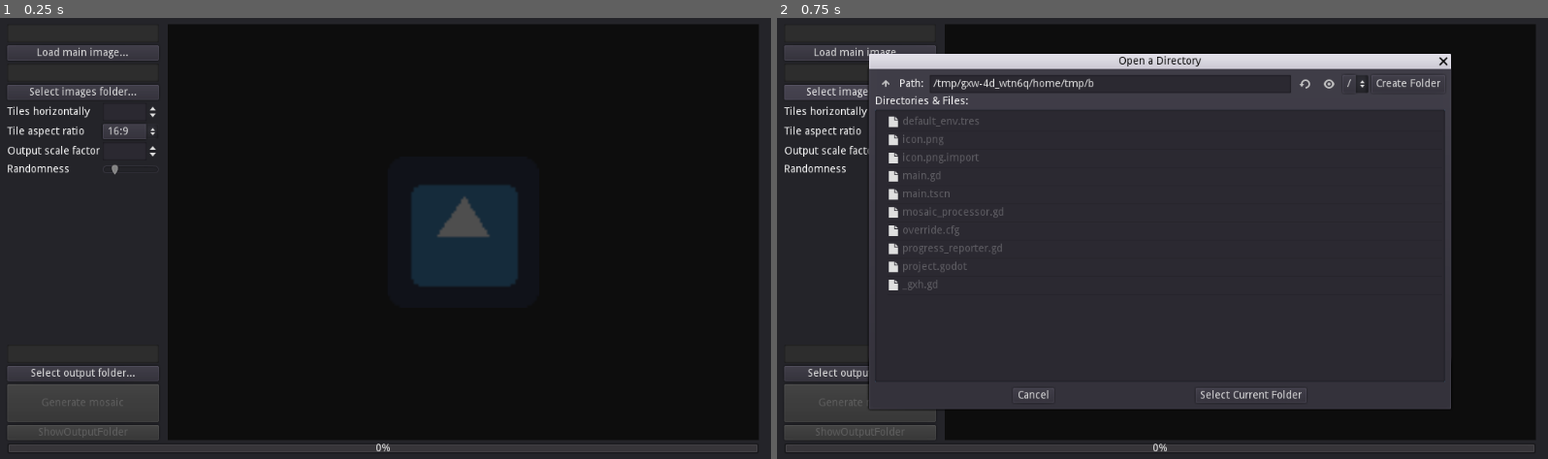
Above: before the commit, frames 1-2 (left to right).
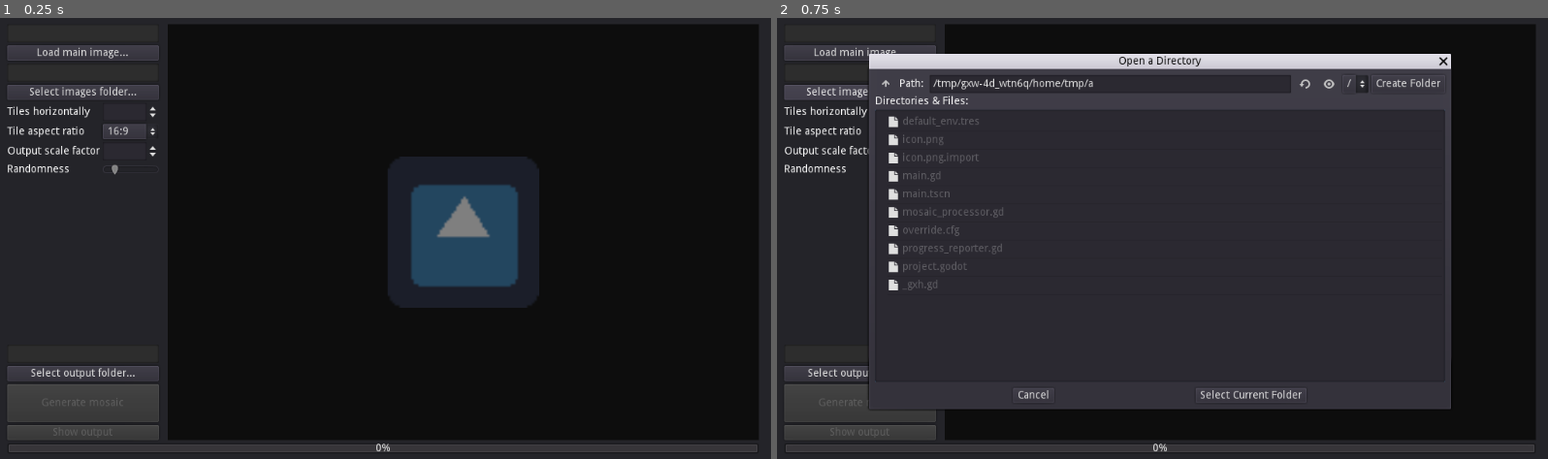
Above: after the commit, the same moments.

Repository: Zylann/mosaic
Game: Godot game, scene res://main.tscn
Same seed, same stepped clock (60 frames per second), same inputs: the game is played once before the commit and once after it. The engine's default icon, where the game draws it, is replaced by a stand-in: a white triangle on a blue panel in a dark square.
Inputs:
- Up to frame 1 (0.25 s): no input
- Up to frame 2 (0.75 s): click "Select images folder..." at 0.5 s

The runs differ from the first frame. In frame 1, 3.2% of the frame differs, in the area x 5-68%, y 37-96%; in frame 2, less than 0.1%.

Commit message:
Show grid preview

Diff:
--- a/main.gd
+++ b/main.gd
@@ -13,6 +13,8 @@
 onready var _output_path_control = _properties_container.get_node("OutputPath")
 onready var _generate_button = _properties_container.get_node("GenerateButton")
 onready var _show_output_button = _properties_container.get_node("ShowOutputButton")
+onready var _preview_texture = get_node("VBoxContainer/HSplitContainer/Preview/CenterContainer/TextureRect")
+onready var _preview_overlay = _preview_texture.get_node("Overlay")
 
 onready var _image_dialog = get_node("ImageDialog")
 onready var _folder_dialog = get_node("FolderDialog")
@@ -20,6 +22,8 @@
 
 var _mosaic_processor = MosaicProcessor.new()
 var _mosaic_images_paths = []
+var _main_image_size_cache = Vector2()
+var _adjusted_sizes_cache = null
 
 var _ratios = [
 	[16, 9],
@@ -35,6 +39,15 @@
 		_ratios_control.add_item(str(r[0], ":", r[1]), i)
 	_update_generate_button()
 	_update_show_output_button()
+	_update_preview()
+	_preview_overlay.connect("draw", self, "_on_PreviewOverlay_draw")
+	connect("resized", self, "_on_Main_resized")
+
+
+func _on_Main_resized():
+	# Have to wait one frame because apparently controls layout didn't run yet
+	yield(get_tree(), "idle_frame")
+	_update_preview()
 
 
 func _on_MainImageButton_pressed():
@@ -46,11 +59,15 @@
 
 
 func _on_HTiles_value_changed(value):
-	pass
+	_update_preview()
+
+
+func _on_TileRatio_item_selected(id):
+	_update_preview()
 
 
 func _on_UpscaleControl_value_changed(value):
-	pass
+	_update_preview()
 
 
 func _on_OutputPathButton_pressed():
@@ -60,6 +77,10 @@
 func _on_ImageDialog_file_selected(path):
 	_main_image_control.text = path
 	_update_generate_button()
+	var im = Image.new()
+	if im.load(path) == OK:
+		_main_image_size_cache = im.get_size()
+	_update_preview()
 
 
 func _on_FolderDialog_dir_selected(dir):
@@ -85,12 +106,69 @@
 	_show_output_button.disabled = _output_path_control.text == ""
 
 
+func _update_preview():
+	if _main_image_size_cache == Vector2():
+		return
+
+	var tiles_x = _tiles_x_control.value
+	var tile_ratio = get_selected_ratio()
+	var upscale = _upscale_control.value
+
+	var sizes = _mosaic_processor.get_adjusted_sizes( \
+		int(_main_image_size_cache.x), int(_main_image_size_cache.y), \
+		tiles_x, tile_ratio, upscale)
+
+	if sizes == null:
+		return
+
+	#print(sizes)
+	_adjusted_sizes_cache = sizes
+
+	var container_size = _preview_texture.get_parent().rect_size
+	var main_ratio = float(sizes.main_width) / float(sizes.main_height)
+	var preview_size = Vector2()
+	if sizes.main_width > sizes.main_height:
+		preview_size = Vector2(container_size.x, container_size.x / main_ratio)
+	else:
+		preview_size = Vector2(container_size.y * main_ratio, container_size.y)
+
+	if preview_size.x > container_size.x:
+		preview_size *= container_size.x / preview_size.x
+	elif preview_size.y > container_size.y:
+		preview_size *= container_size.y / preview_size.y
+
+	_preview_texture.rect_size = preview_size
+	_preview_texture.rect_position = (_preview_texture.get_parent().rect_size - _preview_texture.rect_size) / 2
+
+	_preview_overlay.update()
+
+
+func _on_PreviewOverlay_draw():
+	if _adjusted_sizes_cache == null:
+		return
+
+	var ci = _preview_overlay
+	var rs = _preview_overlay.rect_size
+	var col = Color(1, 0.5, 0)
+	var ts = rs / Vector2(_adjusted_sizes_cache.tiles_x, _adjusted_sizes_cache.tiles_y)
+
+	for x in _adjusted_sizes_cache.tiles_x + 1:
+		ci.draw_line(Vector2(x * ts.x, 0), Vector2(x * ts.x, rs.y), col)
+
+	for y in _adjusted_sizes_cache.tiles_y + 1:
+		ci.draw_line(Vector2(0, y * ts.y), Vector2(rs.x, y * ts.y), col)
+
+
+func get_selected_ratio():
+	var tile_ratio = _ratios[_tile_ratio_control.get_selected_id()]
+	return float(tile_ratio[0]) / float(tile_ratio[1])
+
+
 func _on_GenerateButton_pressed():
 
 	var model_image_path = _main_image_control.text.strip_edges()
 	var tiles_x = _tiles_x_control.value
-	var tile_ratio = _ratios[_tile_ratio_control.get_selected_id()]
-	var fratio = float(tile_ratio[0]) / float(tile_ratio[1])
+	var tile_ratio = get_selected_ratio()
 	var upscale = _upscale_control.value
 	var output_path = _output_path_control.text.strip_edges()
 	var randomness = _randomness_control.value
@@ -100,7 +178,7 @@
 		_mosaic_images_paths, \
 		output_path, \
 		tiles_x, \
-		fratio, \
+		tile_ratio, \
 		upscale, \
 		randomness)
 
--- a/main.tscn
+++ b/main.tscn
@@ -305,7 +305,7 @@
 max_value = 32.0
 step = 1.0
 page = 0.0
-value = 1.0
+value = 2.0
 exp_edit = false
 rounded = false
 allow_greater = false
@@ -470,7 +470,7 @@
 enabled_focus_mode = 2
 shortcut = null
 group = null
-text = "ShowOutputFolder"
+text = "Show output"
 flat = false
 align = 1
 
@@ -490,7 +490,7 @@
 size_flags_vertical = 1
 color = Color( 0.054902, 0.054902, 0.054902, 1 )
 
-[node name="CenterContainer" type="CenterContainer" parent="VBoxContainer/HSplitContainer/Preview"]
+[node name="CenterContainer" type="Control" parent="VBoxContainer/HSplitContainer/Preview"]
 anchor_left = 0.0
 anchor_top = 0.0
 anchor_right = 1.0
@@ -505,10 +505,9 @@
 mouse_default_cursor_shape = 0
 size_flags_horizontal = 1
 size_flags_vertical = 1
-use_top_left = false
 
 [node name="TextureRect" type="TextureRect" parent="VBoxContainer/HSplitContainer/Preview/CenterContainer"]
-modulate = Color( 0.309804, 0.309804, 0.309804, 1 )
+self_modulate = Color( 0.501961, 0.501961, 0.501961, 1 )
 anchor_left = 0.0
 anchor_top = 0.0
 anchor_right = 0.0
@@ -527,6 +526,18 @@
 texture = ExtResource( 2 )
 expand = true
 stretch_mode = 0
+
+[node name="Overlay" type="Control" parent="VBoxContainer/HSplitContainer/Preview/CenterContainer/TextureRect"]
+anchor_left = 0.0
+anchor_top = 0.0
+anchor_right = 1.0
+anchor_bottom = 1.0
+rect_pivot_offset = Vector2( 0, 0 )
+rect_clip_content = false
+mouse_filter = 0
+mouse_default_cursor_shape = 0
+size_flags_horizontal = 1
+size_flags_vertical = 1
 
 [node name="ProgressBar" type="ProgressBar" parent="VBoxContainer"]
 anchor_left = 0.0
@@ -640,6 +651,7 @@
 [connection signal="pressed" from="VBoxContainer/HSplitContainer/Properties/MainImageButton" to="." method="_on_MainImageButton_pressed"]
 [connection signal="pressed" from="VBoxContainer/HSplitContainer/Properties/ImagesFolderButton" to="." method="_on_ImagesFolderButton_pressed"]
 [connection signal="value_changed" from="VBoxContainer/HSplitContainer/Properties/GridContainer/HTiles" to="." method="_on_HTiles_value_changed"]
+[connection signal="item_selected" from="VBoxContainer/HSplitContainer/Properties/GridContainer/TileRatio" to="." method="_on_TileRatio_item_selected"]
 [connection signal="value_changed" from="VBoxContainer/HSplitContainer/Properties/GridContainer/UpscaleControl" to="." method="_on_UpscaleControl_value_changed"]
 [connection signal="pressed" from="VBoxContainer/HSplitContainer/Properties/OutputPathButton" to="." method="_on_OutputPathButton_pressed"]
 [connection signal="pressed" from="VBoxContainer/HSplitContainer/Properties/GenerateButton" to="." method="_on_GenerateButton_pressed"]
--- a/mosaic_processor.gd
+++ b/mosaic_processor.gd
@@ -9,6 +9,7 @@
 		return color_distance(tile_colors[a], target_color) < color_distance(tile_colors[b], target_color)
 
 	func color_distance(a, b):
+		# TODO Probably incorrect, can be improved
 		return sqrt(sq(a.r - b.r) + sq(a.g - b.g) + sq(a.b - b.b))
 
 	func sq(x):
@@ -31,7 +32,37 @@
 	])
 
 
-func compute_mosaic(model_image_path, mosaic_images_paths, output_path, tiles_x, tile_ratio, scale_factor, randomness):
+func get_adjusted_sizes(model_width, model_height, tiles_x, tile_ratio, scale_factor):
+	# Scale it up optionally
+	model_width = int(model_width * scale_factor)
+	model_height = int(model_height * scale_factor)
+
+	# Calculate tile sizes
+	var tile_width = float(model_width / tiles_x)
+	var tile_height = tile_width / tile_ratio
+	tile_width = int(tile_width)
+	tile_height = int(tile_height)
+	if tile_width == 0 or tile_height == 0:
+		printerr("Tile size would be too small, aborting")
+		return null
+	var tiles_y = model_height / tile_height
+
+	# Resize result a little to fit tiles perfectly
+	var main_width = tiles_x * tile_width
+	var main_height = tiles_y * tile_height
+
+	return {
+		"main_width": main_width,
+		"main_height": main_height,
+		"tile_width": tile_width,
+		"tile_height": tile_height,
+		"tiles_x": tiles_x,
+		"tiles_y": tiles_y
+	}
+
+
+func compute_mosaic(model_image_path, mosaic_images_paths, output_path, tiles_x,\
+	 tile_ratio, scale_factor, randomness):
 
 	# I'm cheating a little here, but it works well for my needs :)
 
@@ -44,31 +75,21 @@
 			printerr("Could not load image ", model_image_path, ", error ", err)
 			return
 
-	# Scale it up optionally
-	_progress_reporter.set_progress(0.2)
-	model_image.resize( \
-		model_image.get_width() * scale_factor, \
-		model_image.get_height() * scale_factor, \
-		Image.INTERPOLATE_NEAREST)
-
-	var model_width = model_image.get_width()
-	var model_height = model_image.get_height()
-	var model_ratio = float(model_width) / float(model_height)
-
-	# Calculate tile sizes
-	var tile_width = float(model_width / tiles_x)
-	var tile_height = tile_width / tile_ratio
-	tile_width = int(tile_width)
-	tile_height = int(tile_height)
-	var tiles_y = model_height / tile_height
+	var sizes = get_adjusted_sizes( \
+		model_image.get_width(), model_image.get_height(), tiles_x, tile_ratio, scale_factor)
+	if sizes == null:
+		return
+	var tiles_y = sizes.tiles_y
+	var tile_width = sizes.tile_width
+	var tile_height = sizes.tile_height
 
 	# Resize result a little to fit tiles perfectly
 	_progress_reporter.set_progress(0.5)
-	model_image.resize(tiles_x * tile_width, tiles_y * tile_height, Image.INTERPOLATE_CUBIC)
-	var model_index = Image.new()
+	model_image.resize(sizes.main_width, sizes.main_height, Image.INTERPOLATE_CUBIC)
 
 	# Build model color index
 	_progress_reporter.set_stage(PROGRESS_STAGE_LOADING_TILES)
+	var model_index = Image.new()
 	model_index.create(tiles_x, tiles_y, false, Image.FORMAT_RGB8)
 
 	model_image.lock()
